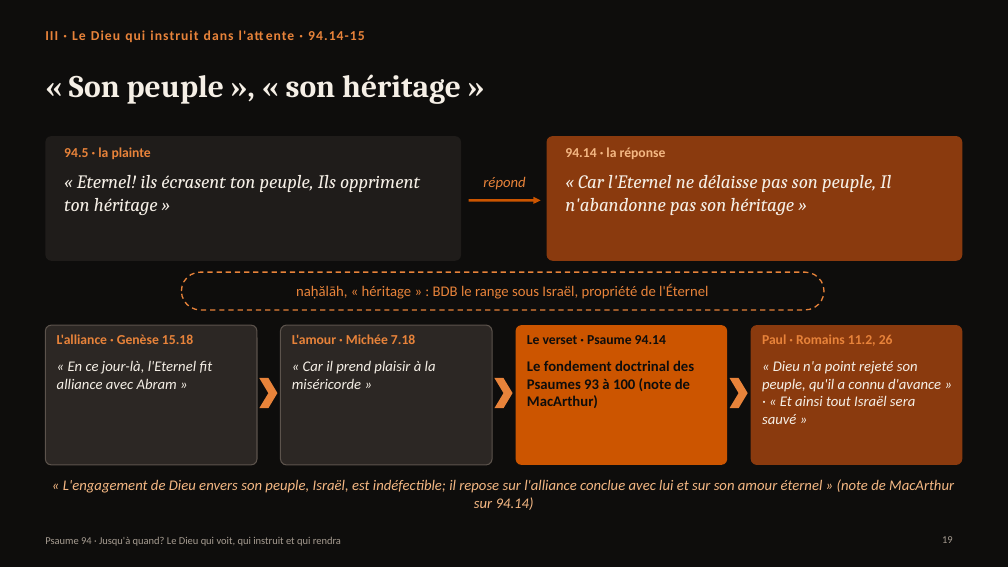
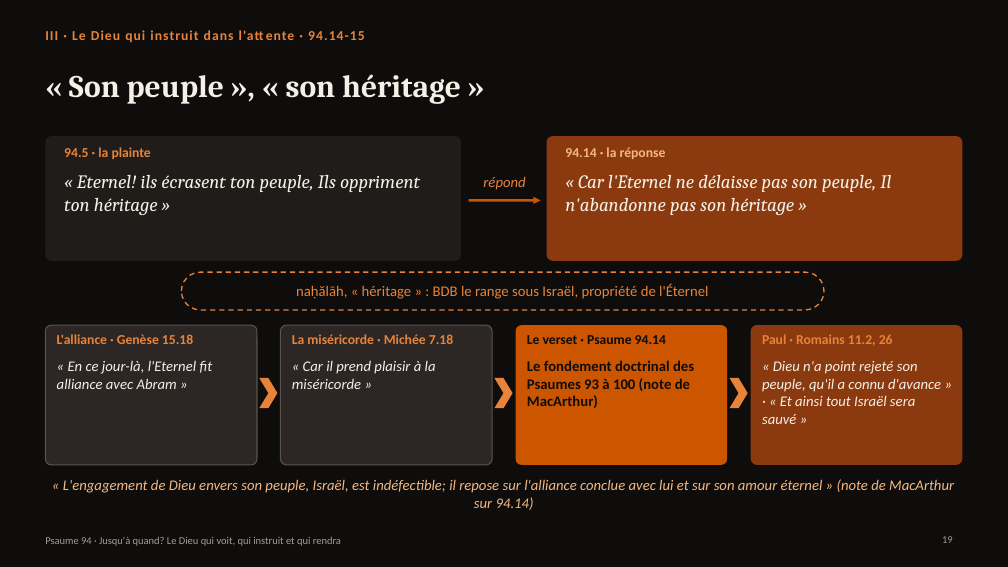
Before and after one commit to agbruneau/Prospection, a slide deck: slide 19 of Presentation-Psaume-94.pptx. Drawn at 1008x567 pixels with LibreOffice and Linux fonts; fonts in the diff are those of the drawing. Boxes give left, top, right and bottom in pixels: in the first picture for what was removed or moved away, otherwise in the second. Text is boxed around its words. In the diff, an @@ line names an element or a change of style, - is before the commit and + after.

```diff
--- a/Presentation-Psaume-94.pptx
+++ b/Presentation-Psaume-94.pptx
@@ text at bbox=[292, 334, 453, 344]: text changed @@
-L'amour · Michée 7.18
+La miséricorde · Michée 7.18
```
Also in this commit, not shown: 5 other slides changed, 7 other files.
